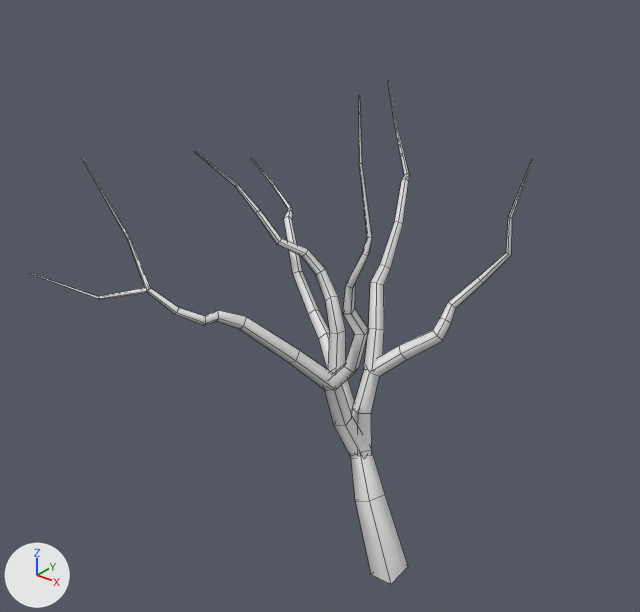
The FBX model Assets/Art/Environment Art/Mesh Data/Tree_01.fbx, before and after one commit.
The view is the same before and after, from a camera (50 mm lens) standing at (6.48, -10.04, 10.75) and looking at (-1.96, 0.52, 4.2). Every picture has the same lights, and +X, +Y and +Z are marked at lower left. Mesh edges are drawn as thin lines. Where no turn or scale is listed for an object, it has been applied to the vertices.

In view in the first picture: 'tree.002'.
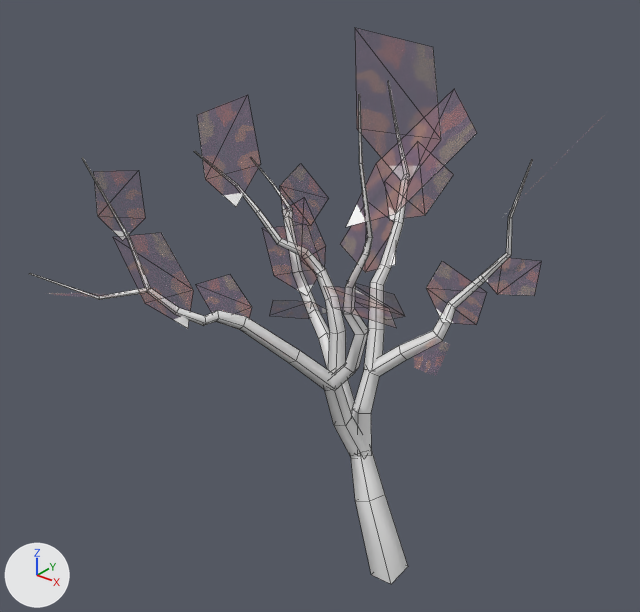
The edits, one by one:
Picture 'T_FoliageAtlas.png' (img_t_foliageatlas_png) is new.
Material 'FoliageAtlas' (mat_foliageatlas) is new.
Uses the picture img_t_foliageatlas_png.
Mesh me_plane_015 is new.
It has 5 vertices, 3 faces and spans x -0.308..0.625, y -0.17..0.674, z -0.236..1.024.
It uses material mat_foliageatlas.
Mesh me_plane_020 is new.
It has 5 vertices, 3 faces and spans x -0.242..1.071, y -1.149..0.259, z -0.163..0.357.
It uses material mat_foliageatlas.
Mesh me_plane_024 is new.
It has 5 vertices, 3 faces and spans x -0.407..0.57, y -0.747..0.191, z -0.223..0.798.
It uses material mat_foliageatlas.
Mesh me_plane_010 is new.
It has 5 vertices, 3 faces and spans x -0.336..0.356, y -0.186..0.169, z -0.257..0.891.
It uses material mat_foliageatlas.
Mesh me_plane_016 is new.
It has 5 vertices, 3 faces and spans x -1.02..0.27, y -0.74..1.38, z -0.56..2.07.
It uses material mat_foliageatlas.
Mesh me_plane_012 is new.
It has 5 vertices, 3 faces and spans x -0.48..0.18, y -0.32..1.25, z -0.37..0.63.
It uses material mat_foliageatlas.
Mesh me_plane_026 is new.
It has 5 vertices, 3 faces and spans x -0.96..0.5, y -0.08..0.38, z -0.38..1.48.
It uses material mat_foliageatlas.
Mesh me_plane_021 is new.
It has 5 vertices, 3 faces and spans x -0.42..1.4, y -0.42..1.33, z -0.38..1.38.
It uses material mat_foliageatlas.
Mesh me_plane_023 is new.
It has 5 vertices, 3 faces and spans x -0.639..0.171, y -0.335..0.361, z -0.155..0.519.
It uses material mat_foliageatlas.
Mesh me_plane_011 is new.
It has 5 vertices, 3 faces and spans x -0.865..0.196, y -0.385..0.67, z -0.245..0.84.
It uses material mat_foliageatlas.
Mesh me_plane_018 is new.
It has 5 vertices, 3 faces and spans x -0.7..0.34, y -0.34..1.32, z -0.28..0.42.
It uses material mat_foliageatlas.
Mesh me_plane_019 is new.
It has 5 vertices, 3 faces and spans x -0.189..0.693, y -0.142..0.458, z -0.233..0.251.
It uses material mat_foliageatlas.
Mesh me_plane_008 is new.
It has 5 vertices, 3 faces and spans x -0.807..0.227, y -0.539..0.535, z -0.29..1.081.
It uses material mat_foliageatlas.
Mesh me_plane_017 is new.
It has 5 vertices, 3 faces and spans x -1.126..0.295, y -0.175..0.638, z -0.368..0.599.
It uses material mat_foliageatlas.
Object 'Plane.014' (ob_plane_014) is new; it shows me_plane_015.
Its location is (-1.5, 2.14, 5.64).
Object 'Plane.019' (ob_plane_019) is new; it shows me_plane_020.
Its location is (-0.48, -0.49, 5.22).
Object 'Plane.023' (ob_plane_023) is new; it shows me_plane_024.
Its location is (-1.13, 1.17, 4.08).
Object 'Plane.009' (ob_plane_009) is new; it shows me_plane_010.
Its location is (-3.72, -2.07, 6.01).
Object 'Plane.015' (ob_plane_015) is new; it shows me_plane_016.
Its location is (-2.14, 3.1, 6.27).
Object 'Plane.011' (ob_plane_011) is new; it shows me_plane_012.
Its location is (-3.92, 2.11, 5.02).
Object 'Plane.025' (ob_plane_025) is new; it shows me_plane_026.
Its location is (-3.9, 0.55, 5.95).
Object 'Plane.020' (ob_plane_020) is new; it shows me_plane_021.
Its location is (-0.31, -0.39, 6.67).
Object 'Plane.022' (ob_plane_022) is new; it shows me_plane_023.
Its location is (-2.22, -1.19, 4.52).
Object 'Plane.010' (ob_plane_010) is new; it shows me_plane_011.
Its location is (-3.14, 1.44, 4.03).
Object 'Plane.017' (ob_plane_017) is new; it shows me_plane_018.
Its location is (-0.09, 1.57, 4.27).
Object 'Plane.018' (ob_plane_018) is new; it shows me_plane_019.
Its location is (0.5, 1.92, 4.96).
Object 'Plane.007' (ob_plane_007) is new; it shows me_plane_008.
Its location is (-2.65, -2.07, 4.95).
Object 'Plane.016' (ob_plane_016) is new; it shows me_plane_017.
Its location is (-1.47, 1.71, 4.89).

Changed parts and their boxes (x1, y1, x2, y2) in the pictures (640 x 612 px):
'Plane.015', added: after (389, 53, 441, 181)
'Plane.020', added: after (346, 194, 415, 227)
'Plane.025', added: after (197, 116, 245, 207)
'Plane.007', added: after (163, 236, 194, 329)
'Plane.017', added: after (426, 262, 454, 323)
'Plane.014', added: after (388, 177, 452, 220)
'Plane.009', added: after (94, 178, 130, 240)
'Plane.010', added: after (296, 225, 321, 295)
'Plane.016', added: after (340, 244, 396, 272)
'Plane.011', added: after (282, 173, 292, 217)
'Plane.019', added: after (355, 289, 396, 327)
'Plane.018', added: after (481, 274, 534, 296)
'Plane.023', added: after (384, 316, 392, 320)
